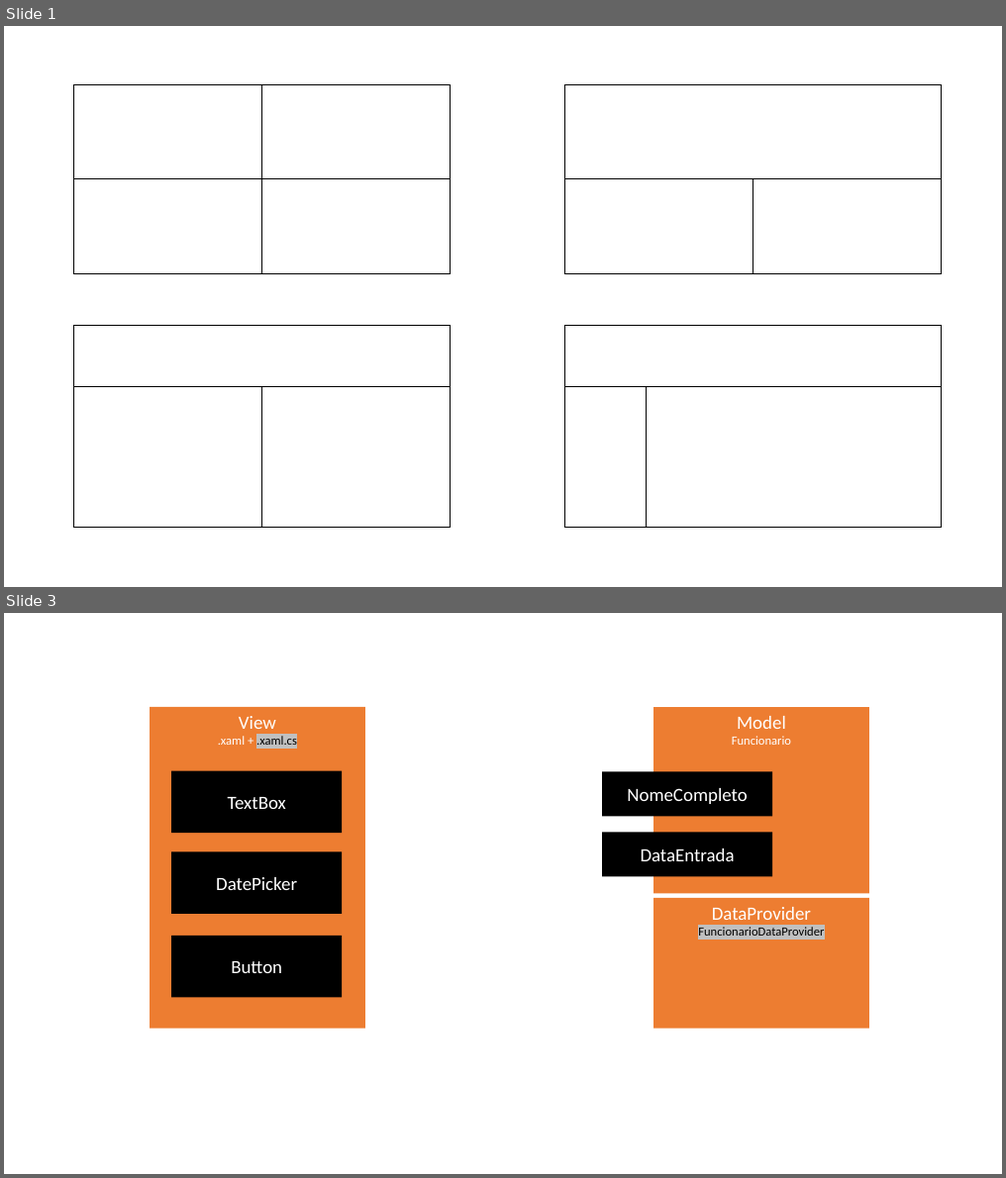
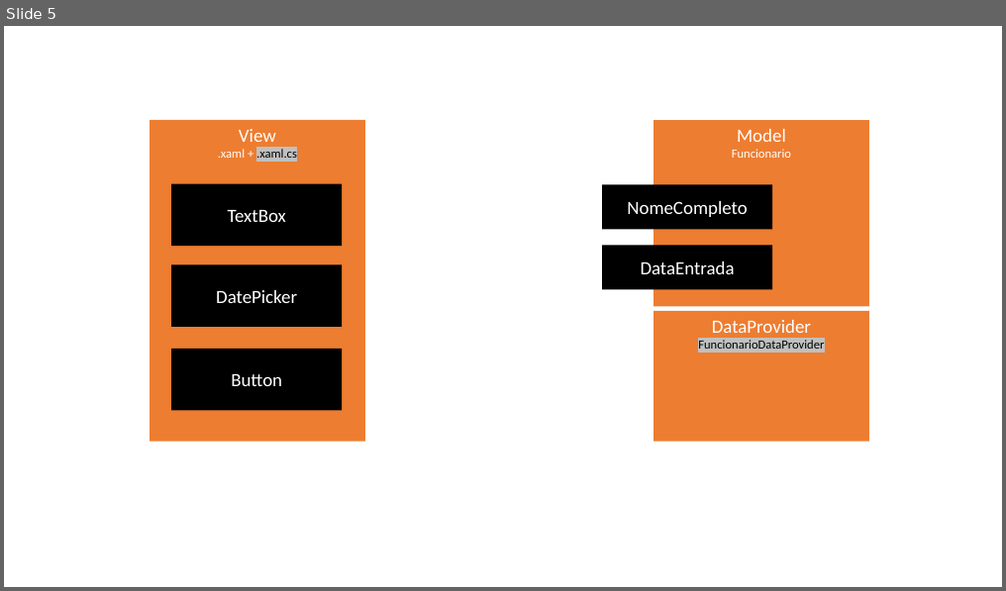
Before and after one commit to gilvandgalindo/desktop-development-csharp, a slide deck: edu/prototipos/presentation.pptx. Shown one above the other, each under a label of ours: slides 1 and 3 before the commit, slide 5 after it; the slides between them are not shown. The pictures are 1006x1178 and 1006x591 pixels, drawn with LibreOffice and Linux fonts; fonts in the diff are those of the drawing. Boxes give left, top, right and bottom in pixels: in the first picture for what was removed or moved away, otherwise in the second. Text is boxed around its words. In the diff, an @@ line names an element or a change of style, - is before the commit and + after.

```diff
--- a/edu/prototipos/presentation.pptx
+++ b/edu/prototipos/presentation.pptx
@@ slide 1 removed at (4,26,1002,587), background #FFFFFF @@
@@ table removed at (74,85,450,274), 2 rows, 2 columns @@
- | 
- | 
@@ table removed at (565,85,942,274), 2 rows, 2 columns @@
- | 
- | 
@@ table removed at (74,325,450,528), 2 rows, 2 columns @@
- | 
- | 
@@ table removed at (565,325,942,528), 2 rows, 2 columns @@
- | 
- | 
@@ what was slide 3 is now slide 5 @@
```
Also in this commit, not shown: 4 slides added, 1 other slide removed, 5 other files.
